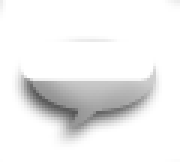
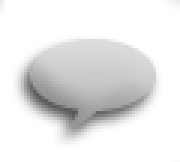
Comparing the layer stacks of the two w=180, h=162 images. Changes:
hid "Shape 3", painted on it over [21, 39, 153, 81]
hid "Background", painted on it over [21, 39, 153, 81]
